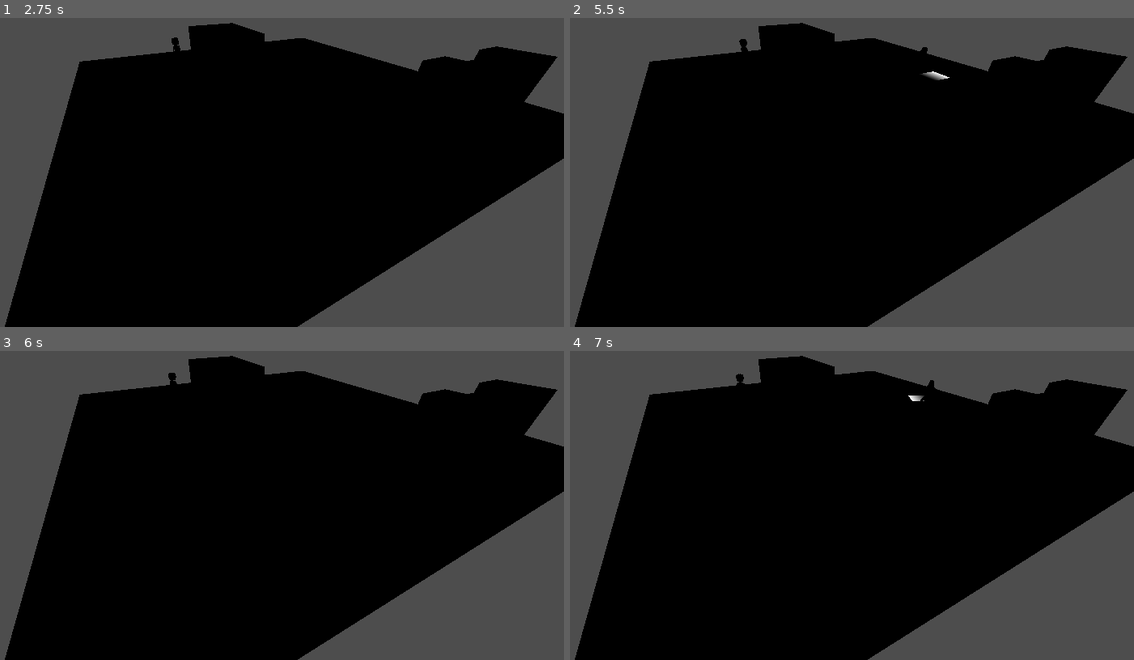
Above: before the commit, frames 1-4 (two rows, left to right).
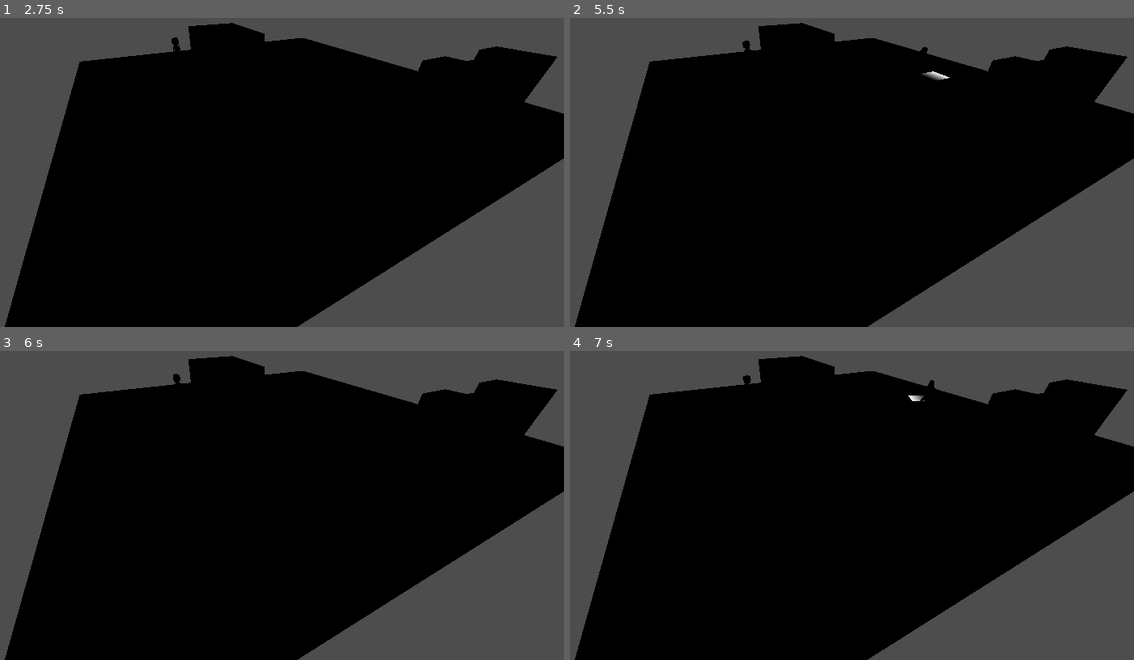
Above: after the commit, the same moments.

Repository: ZergioPC/aux_sombreron
Game: Godot game, scene res://Environment/map_testing.tscn
Two runs of this game, one before a commit and one after it. Both use one fixed random seed, a clock stepped at 60 frames per second and the inputs below.
Inputs:
- Up to frame 1 (2.75 s): tap Enter at 0.5, 2 s; hold Right (move_right) 0.53-1.28 s; hold Shift (run) 0.53-1.28 s; tap C (switch_character) at 0.8, 1.35, 2.3 s; tap Space at 1.25 s; hold Down (move_back) 1.28-2.03 s; tap Shift (run) at 1.55 s; hold Right (move_right) from 2.03 s (still down); tap X (attack) at 2.1 s
- Up to frame 2 (5.5 s): tap Space at 2.75 s; release Right (move_right) at 2.78 s; hold Up (move_forward) 2.78-3.53 s; tap Z (dash) at 2.85 s; tap Shift (run) at 3.05, 4.55 s; hold Shift (run) 3.53-4.28 s; hold Left (move_left) 3.53-5.03 s; tap C (switch_character) at 3.8, 4.35, 5.3 s; hold Down (move_back) from 5.03 s (still down); hold Shift (run) from 5.03 s (still down)
- Up to frame 3 (6 s): release Down (move_back) at 5.78 s; release Shift (run) at 5.78 s; hold Right (move_right) from 5.78 s (still down); tap C (switch_character) at 5.85 s
- Up to frame 4 (7 s): tap Shift (run) at 6.05 s; tap Enter at 6.5 s; release Right (move_right) at 6.53 s; hold Up (move_forward) from 6.53 s (still down); tap X (attack) at 6.6 s; tap C (switch_character) at 6.8 s

Frame 1 is identical in both runs. In frame 2, less than 0.1% of the frame differs, in the area x 29-33%, y 6-11%; in frame 3, less than 0.1%; in frame 4, less than 0.1%, in the area x 29-33%, y 7-11%.

Commit message:
Fase 4 implementada, y se inicio parte de fase 5

Diff:
--- /dev/null
+++ b/Game/HuntManager.gd
@@ -0,0 +1,167 @@
+extends Node
+
+## Gestor de la caza.
+##
+## Elige aleatoriamente un objetivo entre los NPC enemigos disponibles, gestiona
+## su captura y decide si la caza continúa. No contiene decisiones de
+## comportamiento de NPC: solo selecciona y comunica mediante señales.
+
+## Se emite cuando cambia el objetivo de caza. [param target] puede ser null.
+signal target_changed(target)
+## Se emite cuando un objetivo ha sido capturado. [param target] es el NPC capturado.
+signal target_captured(target)
+## Se emite cuando no quedan enemigos disponibles para la caza.
+signal hunt_finished
+
+## Nombre del estado que excluye a un NPC como candidato de caza.
+const ESCAPE_STATE := &"escape"
+
+## Objetivo de caza actual, o null si no hay ninguno.
+var current_target: NPCBase = null
+
+
+func _ready() -> void:
+	# Los NPC pueden añadirse más tarde; reaccionamos a su registro en el árbol.
+	get_tree().node_added.connect(_on_node_added)
+	_start_hunt.call_deferred()
+
+
+# -----------------------------------------------------------------------------
+# SELECCIÓN DE OBJETIVO
+# -----------------------------------------------------------------------------
+
+## Elige aleatoriamente un enemigo disponible como objetivo de caza.
+## Si no hay candidatos, deja el objetivo en null y emite [signal hunt_finished].
+func select_random_target() -> void:
+	if GameState.is_cinematic_active:
+		return
+
+	var candidates := _get_available_enemies()
+
+	if candidates.is_empty():
+		_set_current_target(null)
+		hunt_finished.emit()
+		return
+
+	var index := randi() % candidates.size()
+	_set_current_target(candidates[index])
+
+
+## Completa la captura del objetivo actual: le quita la marca, lo hace
+## desaparecer y emite [signal target_captured]. No elige un nuevo objetivo.
+func complete_current_target() -> void:
+	var target := current_target
+	_set_current_target(null)
+
+	if target == null or not is_instance_valid(target):
+		return
+
+	target.is_captured = true
+	target.despawn()
+	target_captured.emit(target)
+
+
+## Reanuda la caza tras una captura o una cinemática, eligiendo un nuevo objetivo.
+func continue_hunt() -> void:
+	if GameState.is_cinematic_active:
+		return
+	select_random_target()
+
+
+## Indica si un NPC puede convertirse en objetivo de caza.
+func is_available_for_hunt(npc: Node) -> bool:
+	if not (npc is NPCBase) or not is_instance_valid(npc):
+		return false
+
+	if npc.classification != NPCBase.Classification.ENEMY:
+		return false
+
+	if npc.is_queued_for_deletion() or npc.is_captured:
+		return false
+
+	if npc == current_target:
+		return false
+
+	if _is_escaping(npc):
+		return false
+
+	return true
+
+
+## Restablece el gestor a su estado inicial.
+func reset() -> void:
+	if current_target != null and is_instance_valid(current_target):
+		current_target.set_hunt_target(false)
+	current_target = null
+
+
+# -----------------------------------------------------------------------------
+# ARRANQUE DIFERIDO
+# -----------------------------------------------------------------------------
+
+## Espera un frame para dar tiempo a que la escena y sus NPC se registren.
+func _start_hunt() -> void:
+	await get_tree().process_frame
+
+	if current_target != null or GameState.is_cinematic_active:
+		return
+
+	# Si la escena todavía no ha cargado sus NPC, _on_node_added se encargará.
+	if get_tree().get_nodes_in_group(&"npc").is_empty():
+		return
+
+	select_random_target()
+
+
+## Selecciona objetivo cuando aparece un NPC y aún no hay ninguno elegido.
+func _on_node_added(node: Node) -> void:
+	if not (node is NPCBase):
+		return
+
+	if GameState.is_cinematic_active or current_target != null:
+		return
+
+	# node_added se emite antes del _ready del NPC, donde se une al grupo "npc".
+	if not node.is_node_ready():
+		await node.ready
+
+	if not is_instance_valid(node):
+		return
+
+	if current_target == null and not GameState.is_cinematic_active:
+		select_random_target()
+
+
+# -----------------------------------------------------------------------------
+# HELPERS
+# -----------------------------------------------------------------------------
+
+func _set_current_target(target: NPCBase) -> void:
+	if current_target == target:
+		return
+
+	if current_target != null and is_instance_valid(current_target):
+		current_target.set_hunt_target(false)
+
+	current_target = target
+
+	if current_target != null:
+		current_target.set_hunt_target(true)
+
+	target_changed.emit(current_target)
+
+
+func _get_available_enemies() -> Array[NPCBase]:
+	var result: Array[NPCBase] = []
+
+	for node in get_tree().get_nodes_in_group(&"npc"):
+		if is_available_for_hunt(node):
+			result.append(node as NPCBase)
+
+	return result
+
+
+func _is_escaping(npc: NPCBase) -> bool:
+	if npc.state_machine == null:
+		return false
+	return npc.state_machine.current_state_name == ESCAPE_STATE
--- a/NPCSystem/Base/NPCBase.gd
+++ b/NPCSystem/Base/NPCBase.gd
@@ -45,6 +45,11 @@
 var state_machine: NPCStateMachine
 var perception: NPCPerception
 
+## Indica si este NPC es el objetivo de caza actual.
+var is_hunt_target: bool = false
+## Indica si este NPC ya fue capturado.
+var is_captured: bool = false
+
 var _animation_player: AnimationPlayer
 var _is_moving: bool = false
 var _has_destination: bool = false
@@ -63,12 +68,19 @@
 	_resolve_references()
 	_configure_perception()
 
+	GameState.player_discovered.connect(_on_player_discovered)
+
 	if behavior != null:
 		behavior.setup(self)
 
 	if state_machine != null:
 		state_machine.setup(self)
 		state_machine.start()
+
+	# Si el jugador ya había sido descubierto antes de que este NPC apareciera,
+	# hay que notificarlo para que reaccione igual que el resto.
+	if GameState.is_discovered:
+		_on_player_discovered()
 
 
 func _physics_process(delta: float) -> void:
@@ -262,6 +274,29 @@
 
 
 # -----------------------------------------------------------------------------
+# HUNT TARGET
+# -----------------------------------------------------------------------------
+
+## Marca o desmarca a este NPC como objetivo de caza.
+func set_hunt_target(value: bool) -> void:
+	is_hunt_target = value
+
+
+# -----------------------------------------------------------------------------
+# DESPAWN
+# -----------------------------------------------------------------------------
+
+## Hace desaparecer al NPC de forma inmediata.
+func despawn() -> void:
+	stop_movement()
+	visible = false
+	set_physics_process(false)
+	collision_layer = 0
+	collision_mask = 0
+	queue_free()
+
+
+# -----------------------------------------------------------------------------
 # EVENTS AND STATE MACHINE
 # -----------------------------------------------------------------------------
 
@@ -294,6 +329,14 @@
 	notify_event({
 		"name": NPCBehavior.EVENT_THREAT_LOST,
 		"source": body,
+	})
+
+
+## Reenvía al comportamiento el descubrimiento global del jugador.
+## El comportamiento decide si huye o no (por ejemplo, el objetivo de caza).
+func _on_player_discovered() -> void:
+	notify_event({
+		"name": NPCBehavior.EVENT_PLAYER_DISCOVERED,
 	})
 
 
--- a/NPCSystem/Behaviors/NPCBehavior.gd
+++ b/NPCSystem/Behaviors/NPCBehavior.gd
@@ -9,6 +9,7 @@
 
 const EVENT_THREAT_DETECTED := &"threat_detected"
 const EVENT_THREAT_LOST := &"threat_lost"
+const EVENT_PLAYER_DISCOVERED := &"player_discovered"
 
 ## Referencia al NPC que utiliza este comportamiento.
 var npc
--- a/NPCSystem/Components/NPCPerception.gd
+++ b/NPCSystem/Components/NPCPerception.gd
@@ -15,12 +15,17 @@
 ## Si está activo, solo se aceptan cuerpos dentro de threat_group.
 @export var use_group_filter: bool = true
 
+## Grupo al que pertenece el nodo raíz del jugador.
+const PLAYER_GROUP := &"player"
+
 var detected_bodies: Array[Node3D] = []
 
 
 func _ready() -> void:
 	body_entered.connect(_on_body_entered)
 	body_exited.connect(_on_body_exited)
+	# Al cambiar de forma hay que revalidar lo ya detectado (perro <-> Sombreron).
+	GameState.form_changed.connect(_on_player_form_changed)
 
 
 ## Ajusta el radio del CollisionShape3D duplicando el recurso para que cada
@@ -70,6 +75,11 @@
 	detected_bodies.append(body)
 	body_detected.emit(body)
 
+	# Ver al Sombreron activa el descubrimiento global. Es idempotente, por lo
+	# que varios NPC pueden llamarlo sin efectos repetidos.
+	if _is_player_body(body):
+		GameState.mark_player_discovered()
+
 
 func _on_body_exited(body: Node3D) -> void:
 	if not detected_bodies.has(body):
@@ -90,10 +100,38 @@
 			return false
 		node = node.get_parent()
 
-	if use_group_filter:
-		return _belongs_to_group(body, threat_group)
+	if use_group_filter and not _belongs_to_group(body, threat_group):
+		return false
+
+	# El jugador solo es amenaza en su forma detectable (Sombreron).
+	# El perro es el mecanismo de sigilo y se ignora siempre.
+	if _is_player_body(body) and not GameState.is_player_detectable():
+		return false
 
 	return true
+
+
+## Indica si el cuerpo pertenece al jugador, en cualquiera de sus formas.
+func _is_player_body(body: Node3D) -> bool:
+	return _belongs_to_group(body, PLAYER_GROUP)
+
+
+## Revalida los cuerpos detectados cuando el jugador cambia de forma y emite
+## [signal body_lost] para los que dejan de ser una amenaza.
+func _on_player_form_changed(_form) -> void:
+	if detected_bodies.is_empty():
+		return
+
+	# Copia defensiva: body_lost puede provocar cambios en la lista original.
+	var bodies := detected_bodies.duplicate()
+	for body in bodies:
+		if not is_instance_valid(body):
+			detected_bodies.erase(body)
+			continue
+
+		if not _is_threat(body):
+			detected_bodies.erase(body)
+			body_lost.emit(body)
 
 
 func _belongs_to_group(node: Node, group_name: StringName) -> bool:
--- a/Player/Scripts/player.gd
+++ b/Player/Scripts/player.gd
@@ -52,6 +52,9 @@
 	perro.collision_mask = 0
 	perro.set_physics_process(false)
 
+	# Sincroniza el estado global con la forma inicial (Sombreron).
+	GameState.set_form(GameState.PlayerForm.SOMBRERON)
+
 
 # -------------------------
 # MAIN LOOP
@@ -68,6 +71,11 @@
 # -------------------------
 
 func switch_character() -> void:
+
+	# El cambio de forma se ignora mientras esté bloqueado (por ejemplo,
+	# tras ser descubierto el Sombreron).
+	if not GameState.can_change_form():
+		return
 
 	match current_character:
 
@@ -106,6 +114,7 @@
 	sombreron.collision_mask = 0
 
 	current_character = Character.PERRO
+	GameState.set_form(GameState.PlayerForm.DOG)
 
 # -------------------------
 # CONTROL SOMBRERON
@@ -132,3 +141,4 @@
 	sombreron.collision_mask = sombreron_collision_mask
 
 	current_character = Character.SOMBRERON
+	GameState.set_form(GameState.PlayerForm.SOMBRERON)
--- /dev/null
+++ b/_tmp_spy_behavior.gd
@@ -0,0 +1,9 @@
+extends NPCBehavior
+
+## Comportamiento espía temporal (fase 5): registra los eventos recibidos.
+
+var eventos: Array = []
+
+
+func handle_event(event: Dictionary) -> void:
+	eventos.append(event)
--- a/project.godot
+++ b/project.godot
@@ -18,6 +18,7 @@
 [autoload]
 
 GameState="*res://Game/GameState.gd"
+HuntManager="*res://Game/HuntManager.gd"
 
 [input]
 
